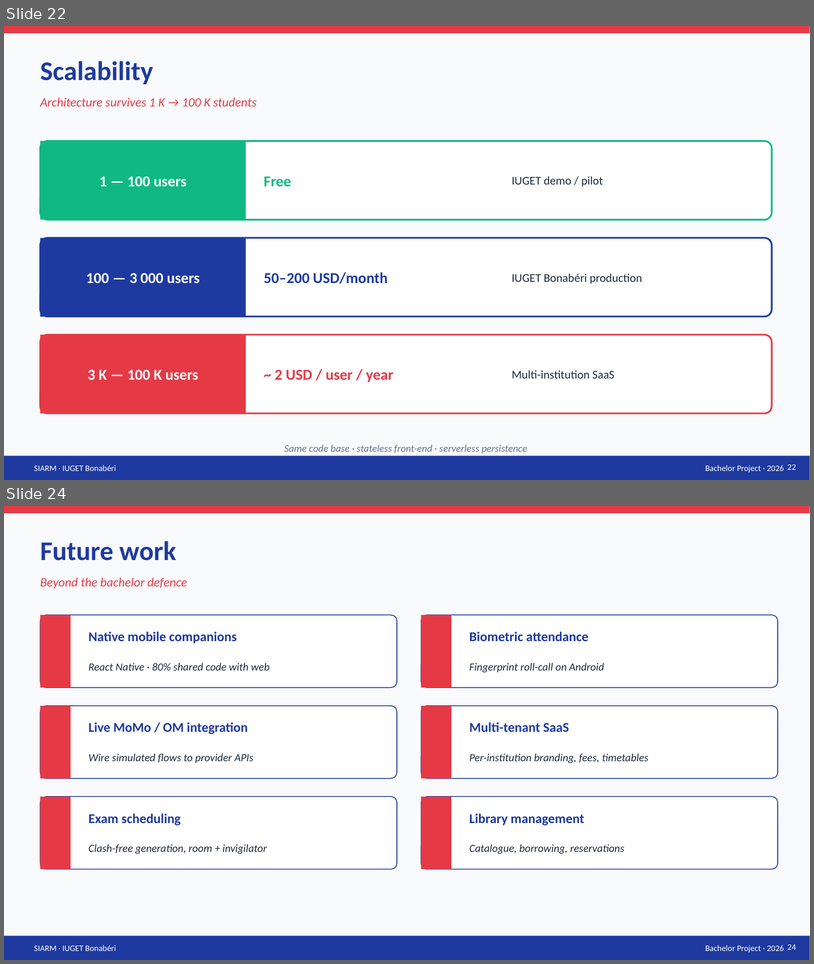
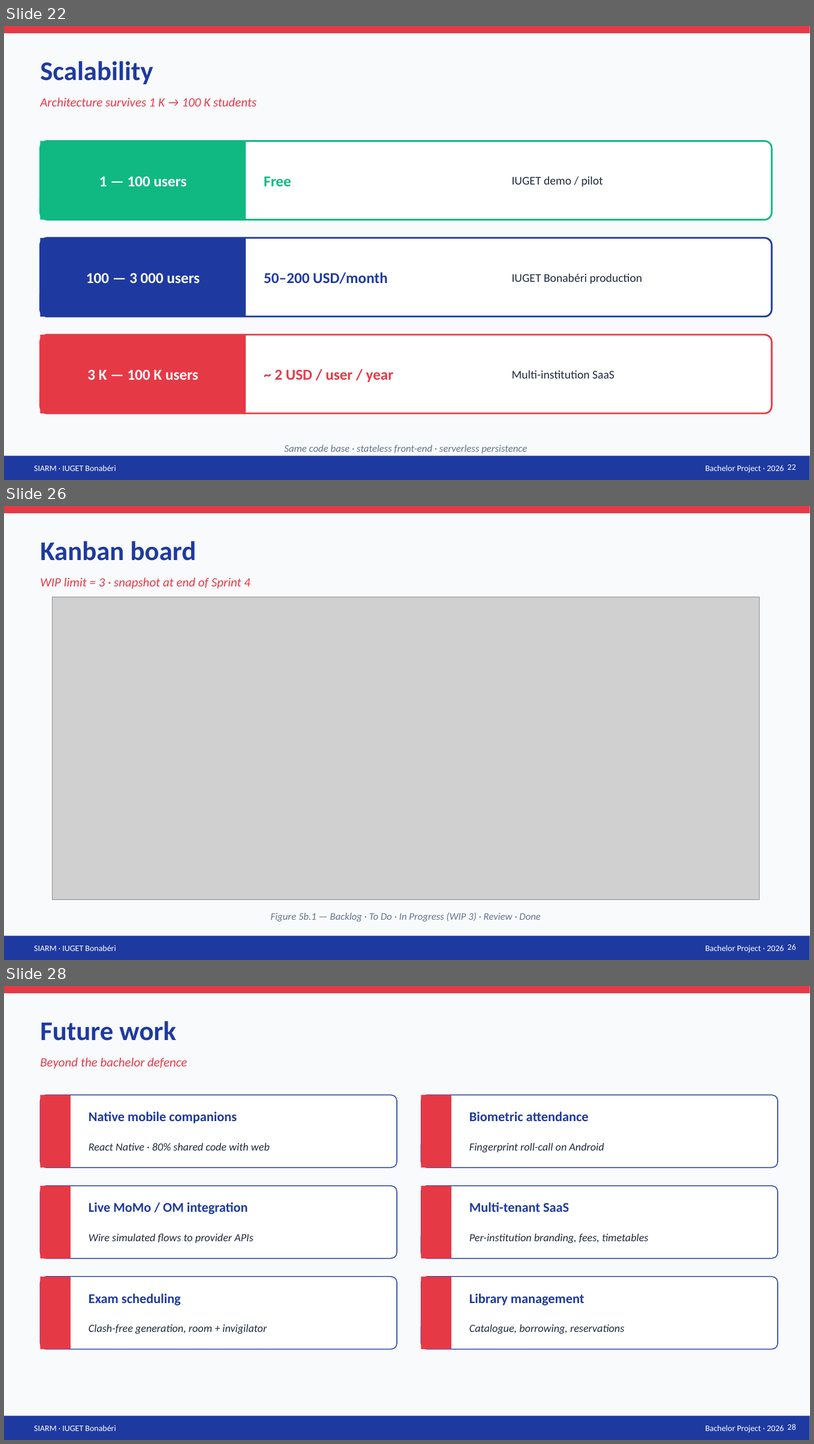
Before and after one commit to leaticiadipocko-wq/schoolproject, a slide deck: deliverables/SIARM-Defense.pptx. Shown one above the other, each under a label of ours: slides 22 and 24 before the commit, slides 22, 26 and 28 after it; the slides between them are not shown. The pictures are 814x964 and 814x1444 pixels, drawn with LibreOffice and Linux fonts; fonts in the diff are those of the drawing; grey boxes stand for pictures. Boxes give left, top, right and bottom in pixels: in the first picture for what was removed or moved away, otherwise in the second. Text is boxed around its words. In the diff, an @@ line names an element or a change of style, - is before the commit and + after.

```diff
--- a/deliverables/SIARM-Defense.pptx
+++ b/deliverables/SIARM-Defense.pptx
@@ slide 26 added at (x1=4, y1=506, x2=810, y2=960), background #F8FAFC; not listed: 4 template elements that a slide beside it also shows @@
@@ text added at (x1=40, y1=541, x2=197, y2=561), 32 pt, text #1E3AA0, bold @@
+Kanban board
@@ text added at (x1=40, y1=577, x2=251, y2=589), 15 pt, text #E63946, italic @@
+WIP limit = 3 · snapshot at end of Sprint 4
@@ picture added at (x1=53, y1=597, x2=760, y2=899) @@
@@ text added at (x1=271, y1=912, x2=541, y2=921), 12 pt, text #64748B, italic @@
+Figure 5b.1 — Backlog · To Do · In Progress (WIP 3) · Review · Done
@@ page number added at (x1=788, y1=943, x2=796, y2=949), 10 pt, text #FFFFFF @@
+26
@@ what was slide 24 is now slide 28 @@
@@ page number at (x1=788, y1=1423, x2=796, y2=1429): text changed @@
-24
+28
```
Also in this commit, not shown: 1 slide changed, 3 other slides added, 4 other files.
